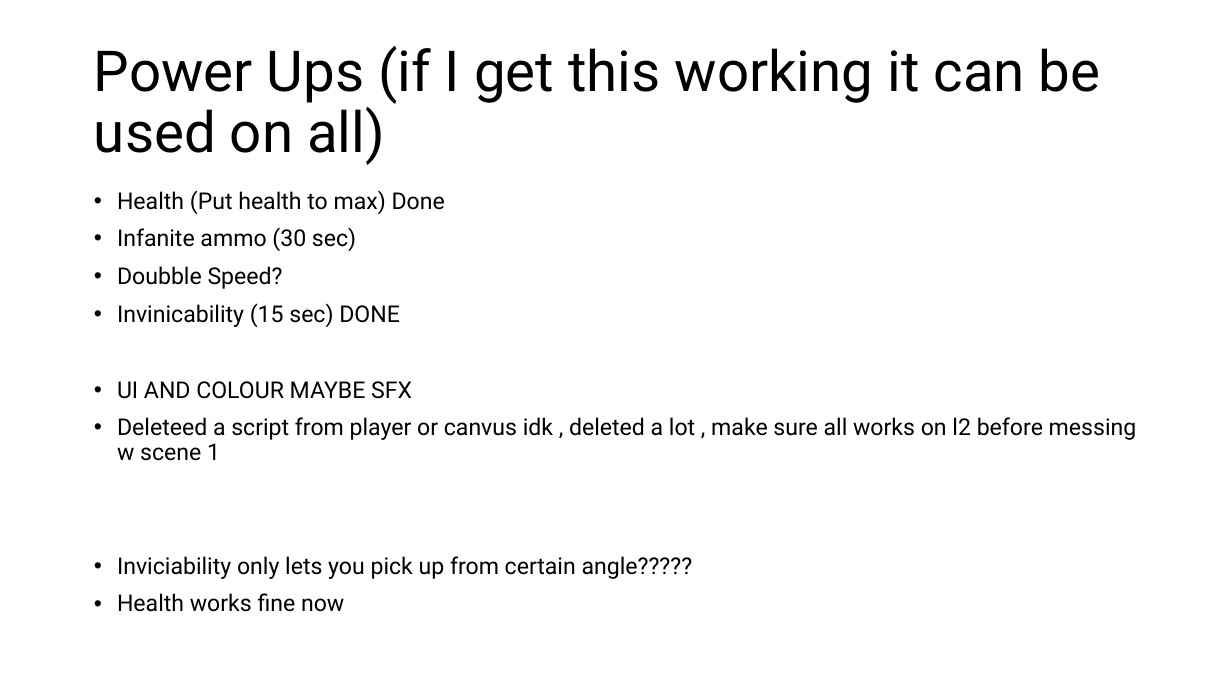
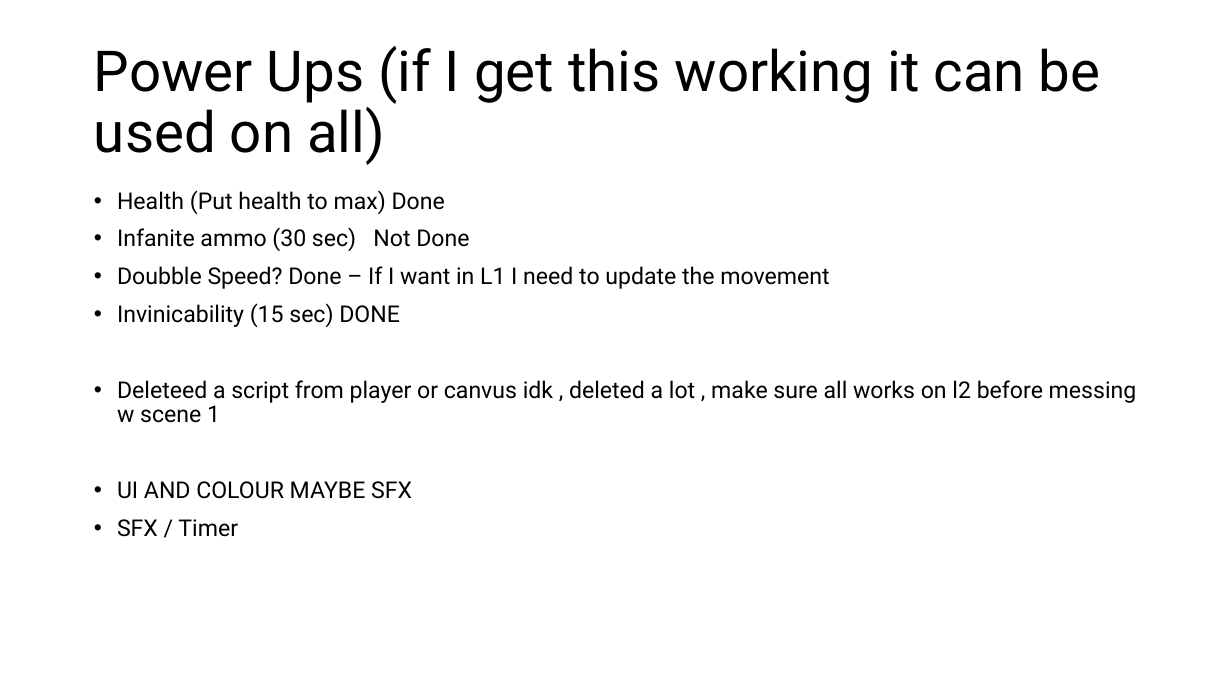
Before and after one commit to Mdot5596/Timeline-Takedown, a slide deck: slide 12 of Documentation/Report/Documentationofstuff.pptx. Drawn at 1232x693 pixels with LibreOffice and Linux fonts; fonts in the diff are those of the drawing. Boxes give left, top, right and bottom in pixels: in the first picture for what was removed or moved away, otherwise in the second. Text is boxed around its words. In the diff, an @@ line names an element or a change of style, - is before the commit and + after.

Commit message:
Speed Boost Powerup Script + UI , report

```diff
--- a/Documentation/Report/Documentationofstuff.pptx
+++ b/Documentation/Report/Documentationofstuff.pptx
@@ text at [117,227,829,289]: text changed @@
-• Infanite ammo (30 sec)
-• Doubble Speed?
+• Infanite ammo (30 sec) Not Done
+• Doubble Speed? Done – If I want in L1 I need to update the movement
@@ text at [117,380,1137,423]: paragraph added @@
+• Deleteed a script from player or canvus idk , deleted a lot , make sure all works on l2 before messing w scene 1
@@ text at [117,519,238,537]: text changed @@
-• Deleteed a script from player or canvus idk , deleted a lot , make sure all works on l2 before messing w scene 1
-• Inviciability only lets you pick up from certain angle?????
-• Health works fine now
+• SFX / Timer
```
Also in this commit, not shown: 15 other files.
